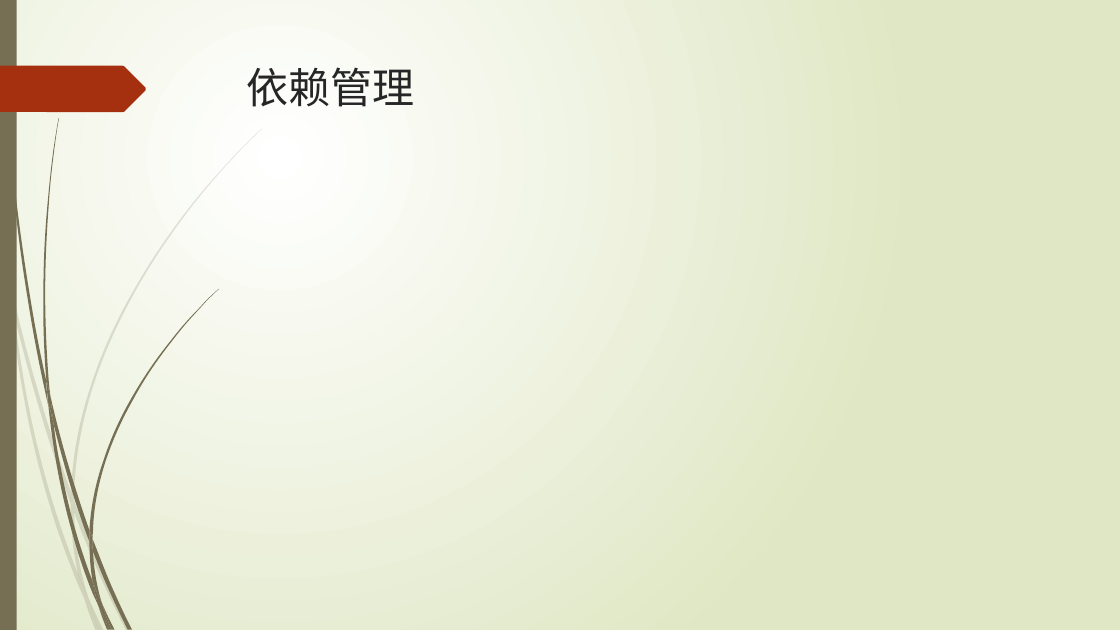
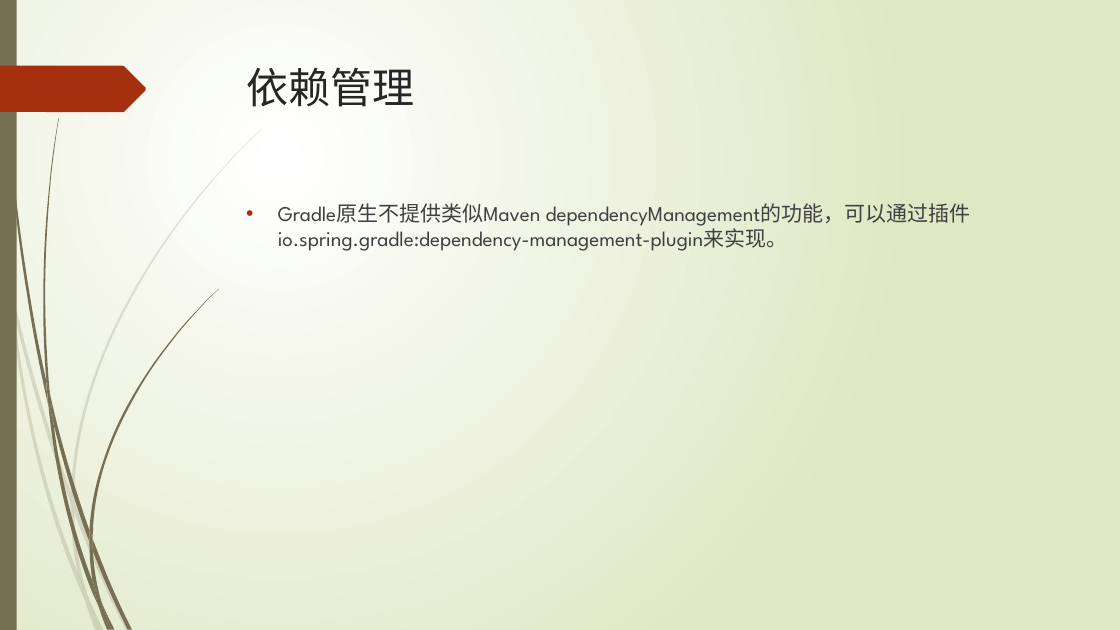
Before and after one commit to xljnc/gradle-springboot-plugin, a slide deck: slide 21 of doc/Gradle浅析.pptx. Drawn at 1120x630 pixels with LibreOffice and Linux fonts; fonts in the diff are those of the drawing. Boxes give left, top, right and bottom in pixels: in the first picture for what was removed or moved away, otherwise in the second. Text is boxed around its words. In the diff, an @@ line names an element or a change of style, - is before the commit and + after.

Commit message:
插件调整 by qiyu 2021-12-20

```diff
--- a/doc/Gradle浅析.pptx
+++ b/doc/Gradle浅析.pptx
@@ text added at (278, 203, 971, 251), 18 pt, text #404040 @@
+• Gradle原生不提供类似Maven dependencyManagement的功能，可以通过插件io.spring.gradle:dependency-management-plugin来实现。
```
